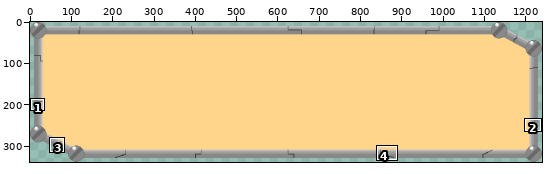
File history of a pixel-art file, graphics_inherent/Text_Box_001.aseprite. Above: a wide view before the commit, with the close-up outlined.
Close-up. The starting point:
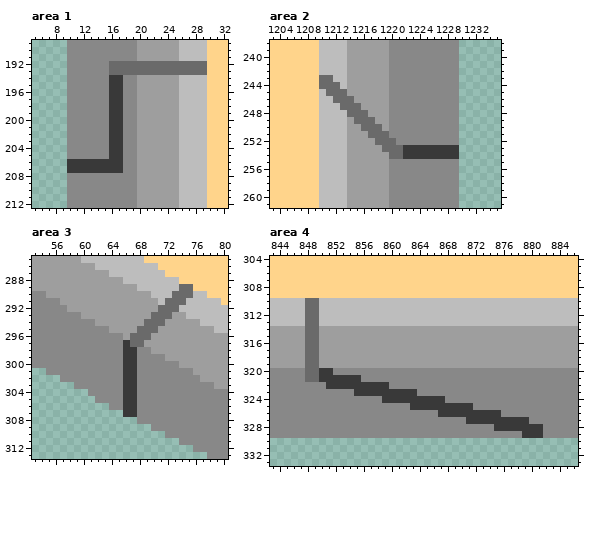
1240x340 pixels, 1 frame. Shown: area 1: x 5..32, y 189..212; area 2: x 1203..1235, y 238..261; area 3: x 53..80, y 285..313; area 4: x 843..886, y 304..333. The commit also changed other parts of the picture, which this record leaves out.
Now the later version:
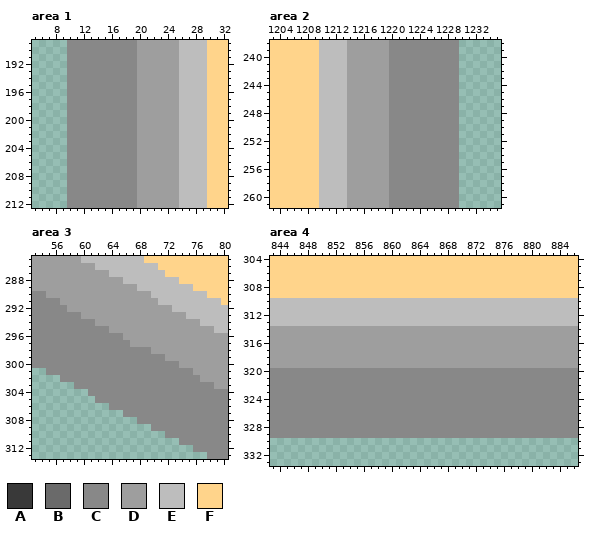
Palette (. is transparent): A #393939  B #6a6a6a  C #888888  D #9e9e9e  E #bdbdbd  F #ffd48b
From old to new:
--- area 1, layer "Layer 2"
@@ x 5..32 @@
 191 .....CCCCCCCCCCDDDDDDEEEEFFF
-192 .....CCCCCCBBBBBBBBBBBBBBFFF
-193 .....CCCCCCBBBBBBBBBBBBBBFFF
-194 .....CCCCCCAACCDDDDDDEEEEFFF
-195 .....CCCCCCAACCDDDDDDEEEEFFF
-196 .....CCCCCCAACCDDDDDDEEEEFFF
-197 .....CCCCCCAACCDDDDDDEEEEFFF
-198 .....CCCCCCAACCDDDDDDEEEEFFF
-199 .....CCCCCCAACCDDDDDDEEEEFFF
-200 .....CCCCCCAACCDDDDDDEEEEFFF
-201 .....CCCCCCAACCDDDDDDEEEEFFF
-202 .....CCCCCCAACCDDDDDDEEEEFFF
-203 .....CCCCCCAACCDDDDDDEEEEFFF
-204 .....CCCCCCAACCDDDDDDEEEEFFF
-205 .....CCCCCCAACCDDDDDDEEEEFFF
-206 .....AAAAAAAACCDDDDDDEEEEFFF
-207 .....AAAAAAAACCDDDDDDEEEEFFF
+192 .....CCCCCCCCCCDDDDDDEEEEFFF
+193 .....CCCCCCCCCCDDDDDDEEEEFFF
+194 .....CCCCCCCCCCDDDDDDEEEEFFF
+195 .....CCCCCCCCCCDDDDDDEEEEFFF
+196 .....CCCCCCCCCCDDDDDDEEEEFFF
+197 .....CCCCCCCCCCDDDDDDEEEEFFF
+198 .....CCCCCCCCCCDDDDDDEEEEFFF
+199 .....CCCCCCCCCCDDDDDDEEEEFFF
+200 .....CCCCCCCCCCDDDDDDEEEEFFF
+201 .....CCCCCCCCCCDDDDDDEEEEFFF
+202 .....CCCCCCCCCCDDDDDDEEEEFFF
+203 .....CCCCCCCCCCDDDDDDEEEEFFF
+204 .....CCCCCCCCCCDDDDDDEEEEFFF
+205 .....CCCCCCCCCCDDDDDDEEEEFFF
+206 .....CCCCCCCCCCDDDDDDEEEEFFF
+207 .....CCCCCCCCCCDDDDDDEEEEFFF
 208 .....CCCCCCCCCCDDDDDDEEEEFFF
--- area 2, layer "Layer 2"
@@ x 1203..1235 @@
 242 FFFFFFFEEEEDDDDDDCCCCCCCCCC......
-243 FFFFFFFBBEEDDDDDDCCCCCCCCCC......
-244 FFFFFFFBBBEDDDDDDCCCCCCCCCC......
-245 FFFFFFFEBBBDDDDDDCCCCCCCCCC......
-246 FFFFFFFEEBBBDDDDDCCCCCCCCCC......
-247 FFFFFFFEEEBBBDDDDCCCCCCCCCC......
-248 FFFFFFFEEEEBBBDDDCCCCCCCCCC......
-249 FFFFFFFEEEEDBBBDDCCCCCCCCCC......
-250 FFFFFFFEEEEDDBBBDCCCCCCCCCC......
-251 FFFFFFFEEEEDDDBBBCCCCCCCCCC......
-252 FFFFFFFEEEEDDDDBBBCCCCCCCCC......
-253 FFFFFFFEEEEDDDDDBBBAAAAAAAA......
-254 FFFFFFFEEEEDDDDDDBBAAAAAAAA......
+243 FFFFFFFEEEEDDDDDDCCCCCCCCCC......
+244 FFFFFFFEEEEDDDDDDCCCCCCCCCC......
+245 FFFFFFFEEEEDDDDDDCCCCCCCCCC......
+246 FFFFFFFEEEEDDDDDDCCCCCCCCCC......
+247 FFFFFFFEEEEDDDDDDCCCCCCCCCC......
+248 FFFFFFFEEEEDDDDDDCCCCCCCCCC......
+249 FFFFFFFEEEEDDDDDDCCCCCCCCCC......
+250 FFFFFFFEEEEDDDDDDCCCCCCCCCC......
+251 FFFFFFFEEEEDDDDDDCCCCCCCCCC......
+252 FFFFFFFEEEEDDDDDDCCCCCCCCCC......
+253 FFFFFFFEEEEDDDDDDCCCCCCCCCC......
+254 FFFFFFFEEEEDDDDDDCCCCCCCCCC......
 255 FFFFFFFEEEEDDDDDDCCCCCCCCCC......
--- area 3, layer "Layer 2"
@@ x 64..77 @@
 288 DDEEEEEEEEFFFF
-289 DDDDEEEEEEBBFF
-290 DDDDDDEEEBBBEE
-291 DDDDDDDEBBBEEE
-292 DDDDDDDBBBEEEE
-293 DDDDDDBBBDDEEE
-294 DDDDDBBBDDDDDE
-295 DDDDBBBDDDDDDD
-296 CCDBBBDDDDDDDD
-297 CCABBDDDDDDDDD
-298 CCAACCDDDDDDDD
-299 CCAACCCCDDDDDD
-300 CCAACCCCCCDDDD
-301 CCAACCCCCCCCDD
-302 CCAACCCCCCCCCD
-303 CCAACCCCCCCCCC
-304 CCAACCCCCCCCCC
-305 CCAACCCCCCCCCC
-306 CCAACCCCCCCCCC
-307 ..AACCCCCCCCCC
+289 DDDDEEEEEEEEFF
+290 DDDDDDEEEEEEEE
+291 DDDDDDDEEEEEEE
+292 DDDDDDDDDEEEEE
+293 DDDDDDDDDDDEEE
+294 DDDDDDDDDDDDDE
+295 DDDDDDDDDDDDDD
+296 CCDDDDDDDDDDDD
+297 CCCDDDDDDDDDDD
+298 CCCCCCDDDDDDDD
+299 CCCCCCCCDDDDDD
+300 CCCCCCCCCCDDDD
+301 CCCCCCCCCCCCDD
+302 CCCCCCCCCCCCCD
+303 CCCCCCCCCCCCCC
+304 CCCCCCCCCCCCCC
+305 CCCCCCCCCCCCCC
+306 CCCCCCCCCCCCCC
+307 ..CCCCCCCCCCCC
 308 ....CCCCCCCCCC
--- area 4, layer "Layer 2"
@@ x 843..886 @@
 309 FFFFFFFFFFFFFFFFFFFFFFFFFFFFFFFFFFFFFFFFFFFF
-310 EEEEEBBEEEEEEEEEEEEEEEEEEEEEEEEEEEEEEEEEEEEE
-311 EEEEEBBEEEEEEEEEEEEEEEEEEEEEEEEEEEEEEEEEEEEE
-312 EEEEEBBEEEEEEEEEEEEEEEEEEEEEEEEEEEEEEEEEEEEE
-313 EEEEEBBEEEEEEEEEEEEEEEEEEEEEEEEEEEEEEEEEEEEE
-314 DDDDDBBDDDDDDDDDDDDDDDDDDDDDDDDDDDDDDDDDDDDD
-315 DDDDDBBDDDDDDDDDDDDDDDDDDDDDDDDDDDDDDDDDDDDD
-316 DDDDDBBDDDDDDDDDDDDDDDDDDDDDDDDDDDDDDDDDDDDD
-317 DDDDDBBDDDDDDDDDDDDDDDDDDDDDDDDDDDDDDDDDDDDD
-318 DDDDDBBDDDDDDDDDDDDDDDDDDDDDDDDDDDDDDDDDDDDD
-319 DDDDDBBDDDDDDDDDDDDDDDDDDDDDDDDDDDDDDDDDDDDD
-320 CCCCCBBAACCCCCCCCCCCCCCCCCCCCCCCCCCCCCCCCCCC
-321 CCCCCBBAAAAAACCCCCCCCCCCCCCCCCCCCCCCCCCCCCCC
-322 CCCCCCCCAAAAAAAAACCCCCCCCCCCCCCCCCCCCCCCCCCC
-323 CCCCCCCCCCCCAAAAAAAAACCCCCCCCCCCCCCCCCCCCCCC
-324 CCCCCCCCCCCCCCCCAAAAAAAAACCCCCCCCCCCCCCCCCCC
-325 CCCCCCCCCCCCCCCCCCCCAAAAAAAAACCCCCCCCCCCCCCC
-326 CCCCCCCCCCCCCCCCCCCCCCCCAAAAAAAAACCCCCCCCCCC
-327 CCCCCCCCCCCCCCCCCCCCCCCCCCCCAAAAAAAAACCCCCCC
-328 CCCCCCCCCCCCCCCCCCCCCCCCCCCCCCCCAAAAAAACCCCC
-329 CCCCCCCCCCCCCCCCCCCCCCCCCCCCCCCCCCCCAAACCCCC
+310 EEEEEEEEEEEEEEEEEEEEEEEEEEEEEEEEEEEEEEEEEEEE
+311 EEEEEEEEEEEEEEEEEEEEEEEEEEEEEEEEEEEEEEEEEEEE
+312 EEEEEEEEEEEEEEEEEEEEEEEEEEEEEEEEEEEEEEEEEEEE
+313 EEEEEEEEEEEEEEEEEEEEEEEEEEEEEEEEEEEEEEEEEEEE
+314 DDDDDDDDDDDDDDDDDDDDDDDDDDDDDDDDDDDDDDDDDDDD
+315 DDDDDDDDDDDDDDDDDDDDDDDDDDDDDDDDDDDDDDDDDDDD
+316 DDDDDDDDDDDDDDDDDDDDDDDDDDDDDDDDDDDDDDDDDDDD
+317 DDDDDDDDDDDDDDDDDDDDDDDDDDDDDDDDDDDDDDDDDDDD
+318 DDDDDDDDDDDDDDDDDDDDDDDDDDDDDDDDDDDDDDDDDDDD
+319 DDDDDDDDDDDDDDDDDDDDDDDDDDDDDDDDDDDDDDDDDDDD
+320 CCCCCCCCCCCCCCCCCCCCCCCCCCCCCCCCCCCCCCCCCCCC
+321 CCCCCCCCCCCCCCCCCCCCCCCCCCCCCCCCCCCCCCCCCCCC
+322 CCCCCCCCCCCCCCCCCCCCCCCCCCCCCCCCCCCCCCCCCCCC
+323 CCCCCCCCCCCCCCCCCCCCCCCCCCCCCCCCCCCCCCCCCCCC
+324 CCCCCCCCCCCCCCCCCCCCCCCCCCCCCCCCCCCCCCCCCCCC
+325 CCCCCCCCCCCCCCCCCCCCCCCCCCCCCCCCCCCCCCCCCCCC
+326 CCCCCCCCCCCCCCCCCCCCCCCCCCCCCCCCCCCCCCCCCCCC
+327 CCCCCCCCCCCCCCCCCCCCCCCCCCCCCCCCCCCCCCCCCCCC
+328 CCCCCCCCCCCCCCCCCCCCCCCCCCCCCCCCCCCCCCCCCCCC
+329 CCCCCCCCCCCCCCCCCCCCCCCCCCCCCCCCCCCCCCCCCCCC
 330 ............................................
